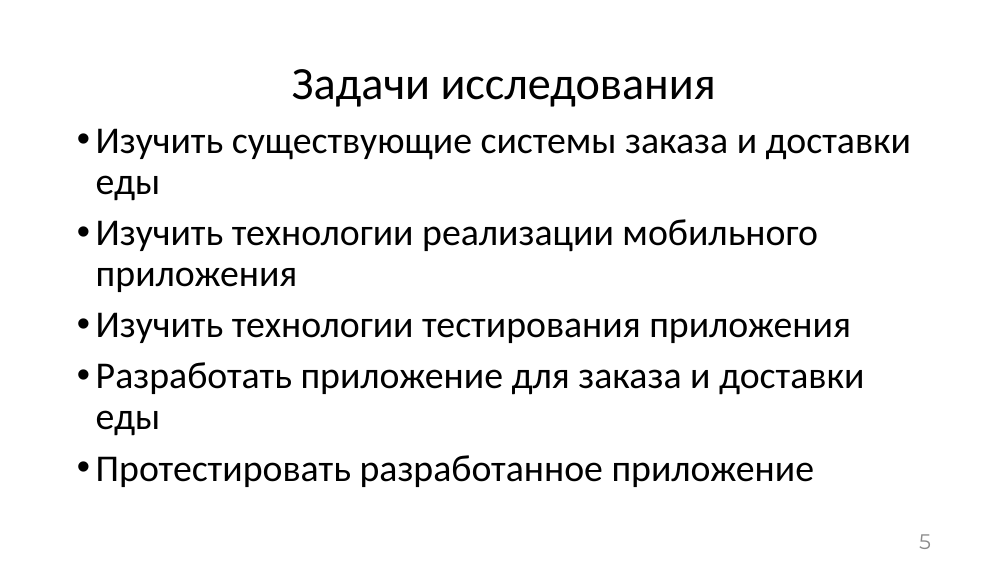
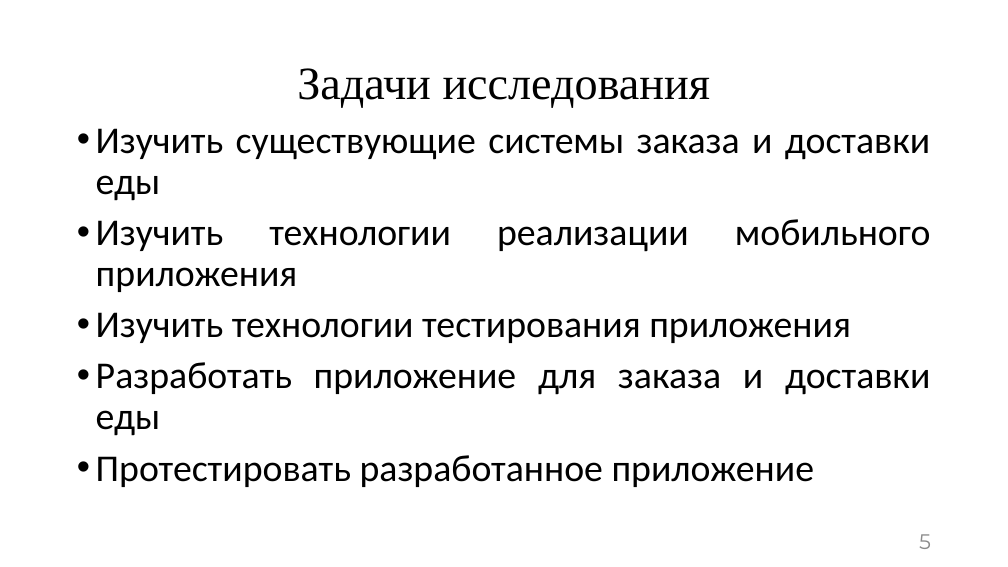
Before and after one commit to asusoft/Diplomnaya, a slide deck: slide 5 of ВКР/Презентация/Презентация к БКР Шеху А.У. ПрИн-467.pptx. Drawn at 1008x567 pixels with LibreOffice and Linux fonts; fonts in the diff are those of the drawing. Boxes give left, top, right and bottom in pixels: in the first picture for what was removed or moved away, otherwise in the second. Text is boxed around its words. In the diff, an @@ line names an element or a change of style, - is before the commit and + after.

```diff
--- a/ВКР/Презентация/Презентация к БКР Шеху А.У. ПрИн-467.pptx
+++ b/ВКР/Презентация/Презентация к БКР Шеху А.У. ПрИн-467.pptx
@@ title "Задачи исследования" at (297,68,711,108): font Calibri to Times New Roman @@
@@ text "Изучить существующие системы заказа и ..." at (96,128,931,487): alignment left to justified @@
```
Also in this commit, not shown: 10 other slides changed, 6 slides added, 9 slides removed, 29 other files.
